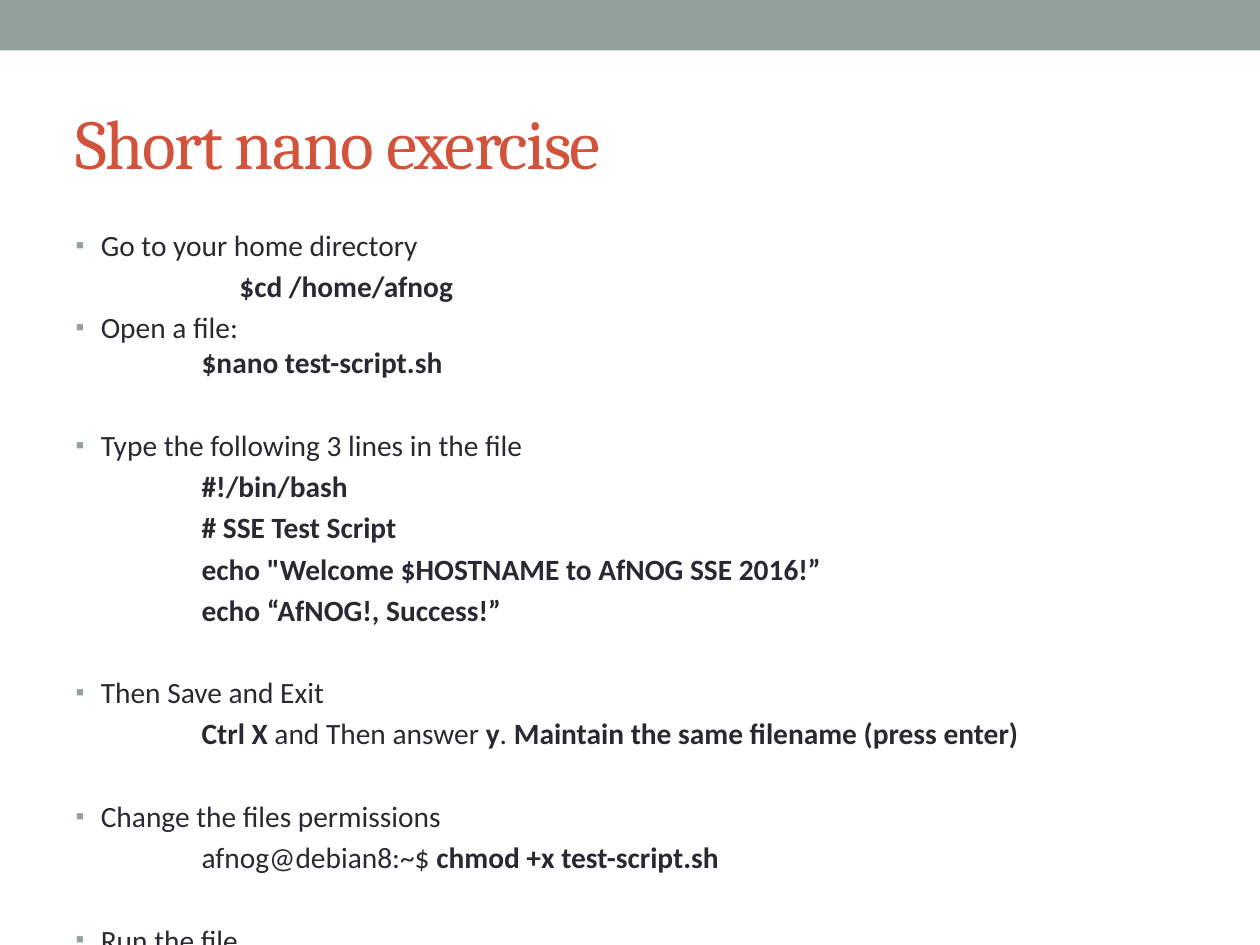
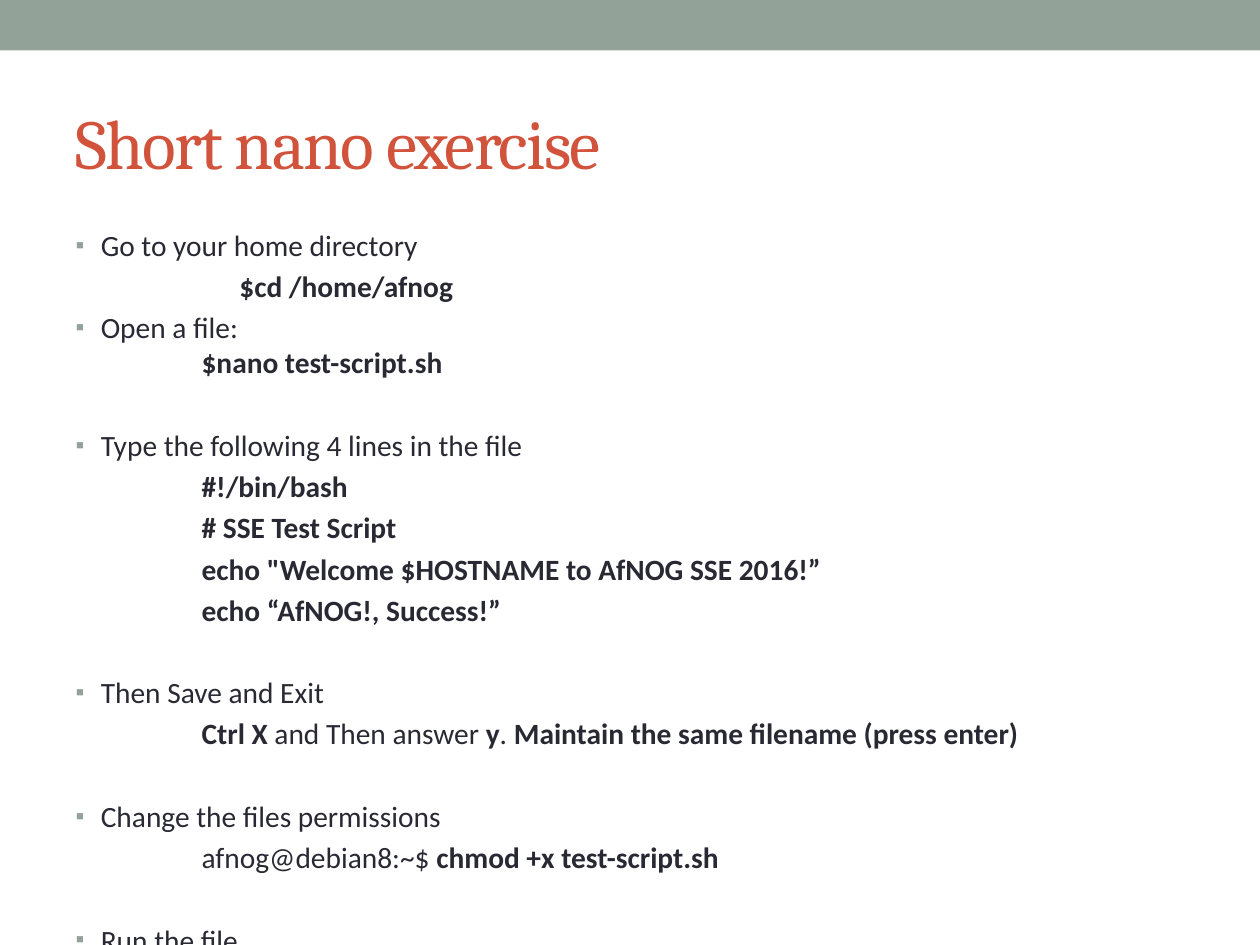
Before and after one commit to afnog/sse, a slide deck: slide 19 of intro/IntroPresentation.pptx. Drawn at 1260x945 pixels with LibreOffice and Linux fonts; fonts in the diff are those of the drawing. Boxes give left, top, right and bottom in pixels: in the first picture for what was removed or moved away, otherwise in the second. Text is boxed around its words. In the diff, an @@ line names an element or a change of style, - is before the commit and + after.

Commit message:
/ ‘intro/IntroPresentation.pptx’

```diff
--- a/intro/IntroPresentation.pptx
+++ b/intro/IntroPresentation.pptx
@@ text at bbox=[101, 435, 522, 461]: text changed @@
-▪ Type the following 3 lines in the file
+▪ Type the following 4 lines in the file
```
